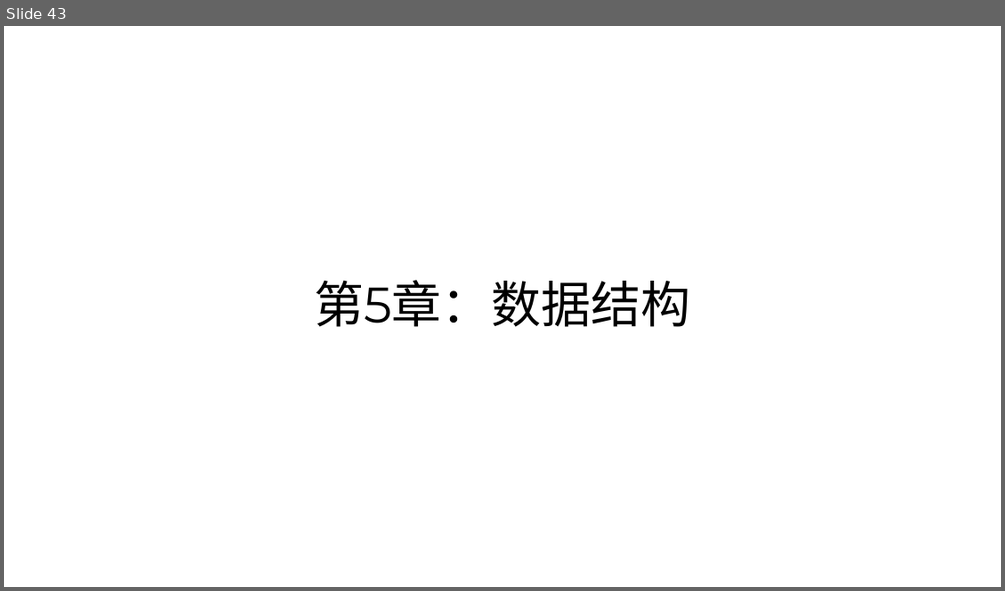
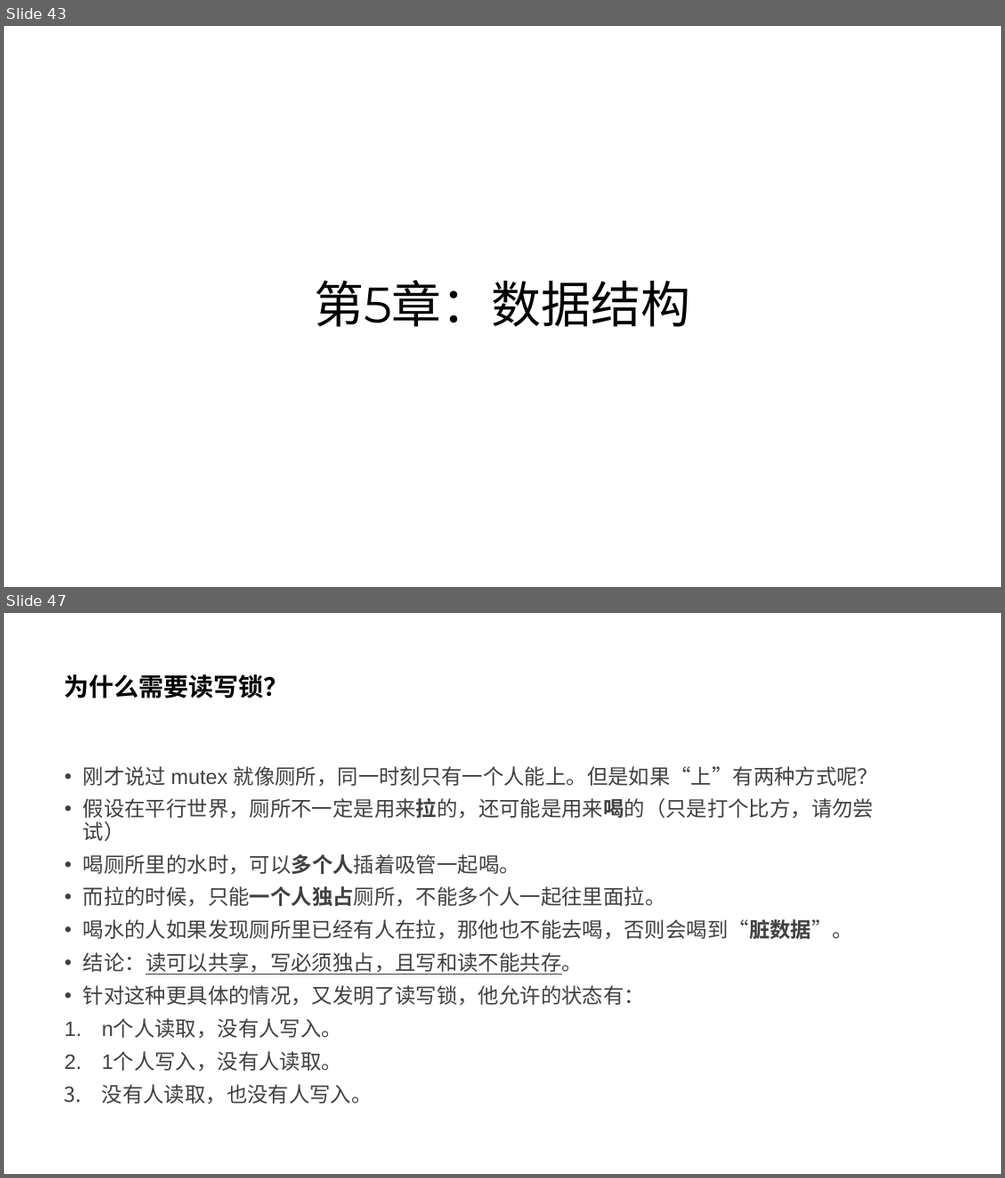
Before and after one commit to parallel101/course, a slide deck: 05/slides.pptx. Shown one above the other, each under a label of ours: slide 43 before the commit, slides 43 and 47 after it; the slides between them are not shown. The pictures are 1005x591 and 1005x1178 pixels, drawn with LibreOffice and Linux fonts; fonts in the diff are those of the drawing. Boxes give left, top, right and bottom in pixels: in the first picture for what was removed or moved away, otherwise in the second. Text is boxed around its words. In the diff, an @@ line names an element or a change of style, - is before the commit and + after.

```diff
--- a/05/slides.pptx
+++ b/05/slides.pptx
@@ slide 47 added at bbox=[4, 613, 1001, 1174], background #FFFFFF @@
@@ title added at bbox=[65, 674, 289, 698], 24 pt, text #000000, bold @@
+为什么需要读写锁？
@@ text added at bbox=[83, 766, 878, 1103], 20 pt, text #404040 @@
+• 刚才说过 mutex 就像厕所，同一时刻只有一个人能上。但是如果“上”有两种方式呢？
+• 假设在平行世界，厕所不一定是用来拉的，还可能是用来喝的（只是打个比方，请勿尝试）
+• 喝厕所里的水时，可以多个人插着吸管一起喝。
+• 而拉的时候，只能一个人独占厕所，不能多个人一起往里面拉。
+• 喝水的人如果发现厕所里已经有人在拉，那他也不能去喝，否则会喝到“脏数据”。
+• 结论：读可以共享，写必须独占，且写和读不能共存。
+• 针对这种更具体的情况，又发明了读写锁，他允许的状态有：
+1. n个人读取，没有人写入。
+2. 1个人写入，没有人读取。
+3. 没有人读取，也没有人写入。
```
Also in this commit, not shown: 3 slides changed, 6 other slides added, 2 slides removed, 15 other files.
